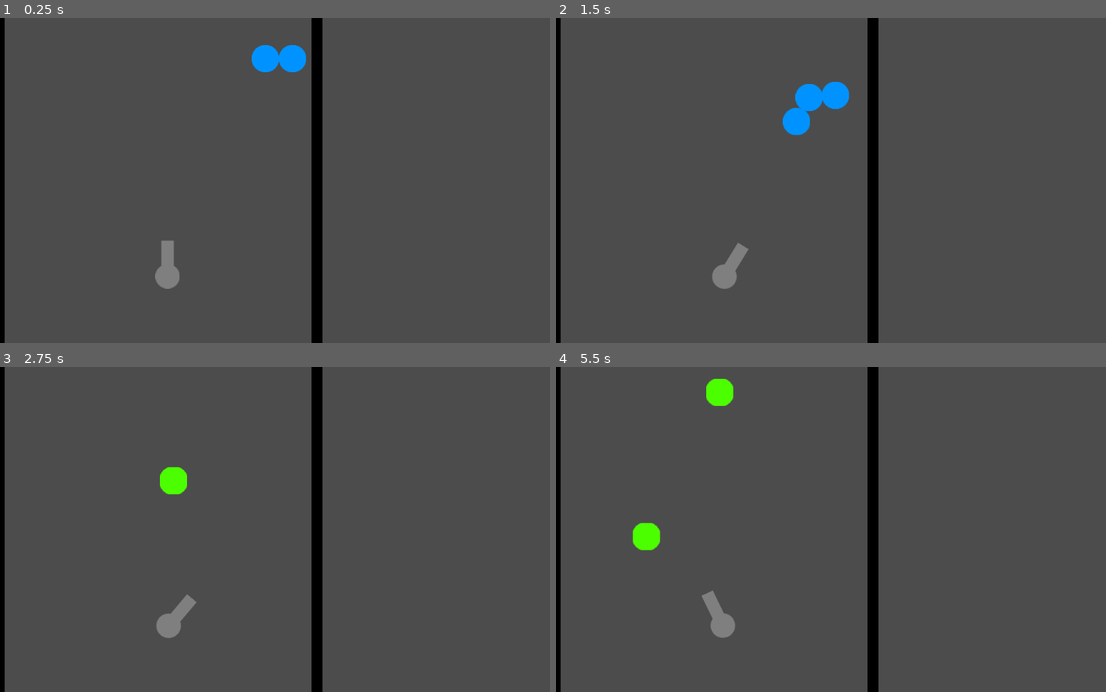
Above: before the commit, frames 1-4 (two rows, left to right).
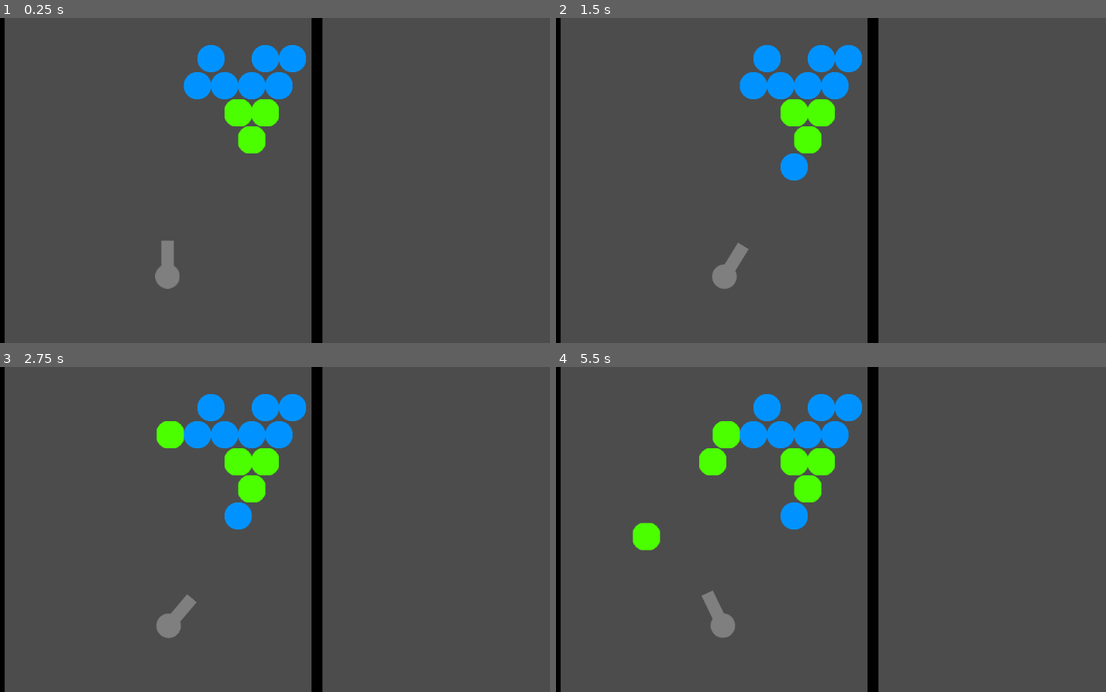
Above: after the commit, the same moments.

Repository: Demoli/Bobble
Game: Godot game, scene res://scenes/Level.tscn
Two runs of this game, one before a commit and one after it. Both use one fixed random seed, a clock stepped at 60 frames per second and the inputs below.
Inputs (mouse positions are in pixels of both pictures, inside the frame that each line leads up to):
- Up to frame 1 (0.25 s): no input
- Up to frame 2 (1.5 s): tap Enter at 0.5 s; move the mouse to (952, 164) at 0.52 s; hold D (rotate_right) 0.53-1.28 s; hold Space (fire) 0.53-1.28 s; click (952, 164) at 0.67 s; move the mouse to (715, 196) at 1.27 s; hold A (rotate_left) from 1.28 s (still down); tap Space (fire) at 1.35 s
- Up to frame 3 (2.75 s): move the mouse to (330, 458) at 2.02 s; release A (rotate_left) at 2.03 s; hold D (rotate_right) from 2.03 s (still down); hold Space (fire) from 2.03 s (still down)
- Up to frame 4 (5.5 s): move the mouse to (798, 594) at 2.77 s; release Space (fire) at 2.78 s; tap Space (fire) at 2.85, 4.35 s; click (798, 594) at 2.92 s; move the mouse to (996, 578) at 3.52 s; release D (rotate_right) at 3.53 s; hold Space (fire) 3.53-4.28 s; hold A (rotate_left) from 3.53 s (still down); move the mouse to (660, 480) at 4.27 s; move the mouse to (853, 529) at 5.02 s; hold Space (fire) from 5.03 s (still down); click (853, 529) at 5.17 s

The runs differ from the first frame. In frame 1, 2.8% of the frame differs, in the area x 33-54%, y 8-42%; in frame 2, 3.8%; in frame 3, 4.6%; in frame 4, 4.9%, in the area x 26-56%, y 3-50%.

Commit message:
Add corect tile color on death

Diff:
--- /dev/null
+++ b/autoload/enums.gd
@@ -0,0 +1,16 @@
+extends Node
+
+enum TileColors {
+	BLUE,
+	GREEN,
+	RED
+}
+
+var TileColorMap = {
+	TileColors.BLUE:'blue',
+	TileColors.GREEN:'green',
+	TileColors.RED:'red',
+}
+
+func _ready():
+	print(TileColorMap)
--- a/project.godot
+++ b/project.godot
@@ -39,6 +39,7 @@
 [autoload]
 
 game_state="*res://autoload/game_state.gd"
+enums="*res://autoload/enums.gd"
 
 [input]
 
--- a/scenes/Bubble.gd
+++ b/scenes/Bubble.gd
@@ -71,12 +71,8 @@
 	global_position = position
 	set_collision_layer_bit(0, false)
 	set_collision_mask_bit(0, false)
+	set_color(new_color)
 
 	var wobble = randi() % 100
 	var local_speed = speed - randi() % 150
 	velocity = Vector2(wobble, local_speed)
-	color = new_color
-
-	pass
-
-#	.add_child(self)
--- a/scenes/BubbleGrid.tscn
+++ b/scenes/BubbleGrid.tscn
@@ -8,5 +8,5 @@
 cell_size = Vector2( 50, 50 )
 cell_half_offset = 0
 format = 1
-tile_data = PoolIntArray( 65545, 0, 0, 65546, 0, 0 )
+tile_data = PoolIntArray( 65543, 0, 0, 65545, 0, 0, 65546, 0, 0, 131079, 0, 0, 131080, 0, 0, 131081, 0, 0, 131082, 0, 0, 196616, 1, 0, 196617, 1, 0, 262153, 1, 0 )
 script = ExtResource( 2 )
--- a/scenes/BubbleTilemap.gd
+++ b/scenes/BubbleTilemap.gd
@@ -14,7 +14,7 @@
 #	calculate_collision_deaths(Vector2(0,4))
 
 func _process(delta):
-	calculate_unsupported_deaths()
+#	calculate_unsupported_deaths()
 	pass
 
 func calculate_unsupported_deaths():
@@ -64,9 +64,8 @@
 
 		if not has_neighbours:
 			for point in group:
+				kill_bubble(point)
 				set_cellv(point, -1)
-
-	pass
 
 func calculate_collision_deaths(origin : Vector2):
 	"""
@@ -101,8 +100,10 @@
 			break;
 
 	for point in group_to_clear:
+		kill_bubble(point)
 		set_cellv(point, -1)
-		kill_bubble(point)
+
+	calculate_unsupported_deaths()
 
 func _input(event):
 	if event is InputEventMouseButton:
@@ -158,4 +159,8 @@
 func kill_bubble(point: Vector2):
 	var new_bubble = bubble.instance()
 	get_node("/root/Level").add_child(new_bubble)
-	new_bubble.spwan_and_die(map_to_world(point), 'blue')
+#	var color = enums.TileColorMap[]
+	var tile_color = get_cellv(point)
+	tile_color = enums.TileColorMap[tile_color]
+	print(tile_color)
+	new_bubble.spwan_and_die(map_to_world(point), tile_color)
